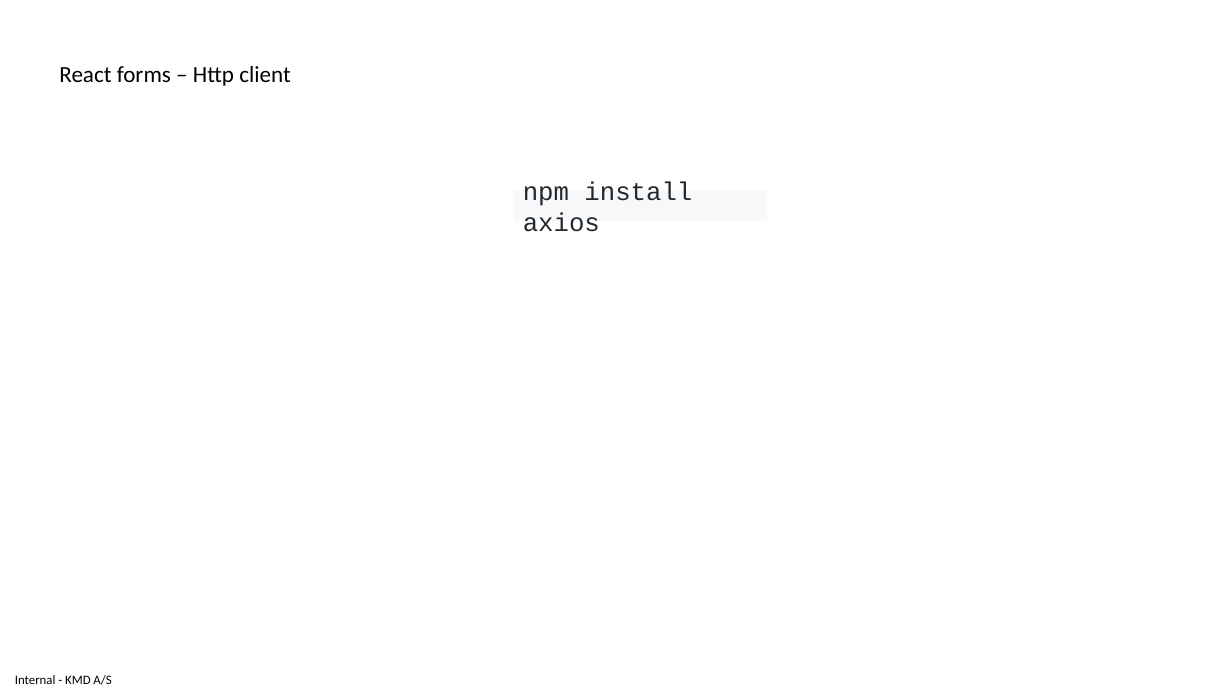
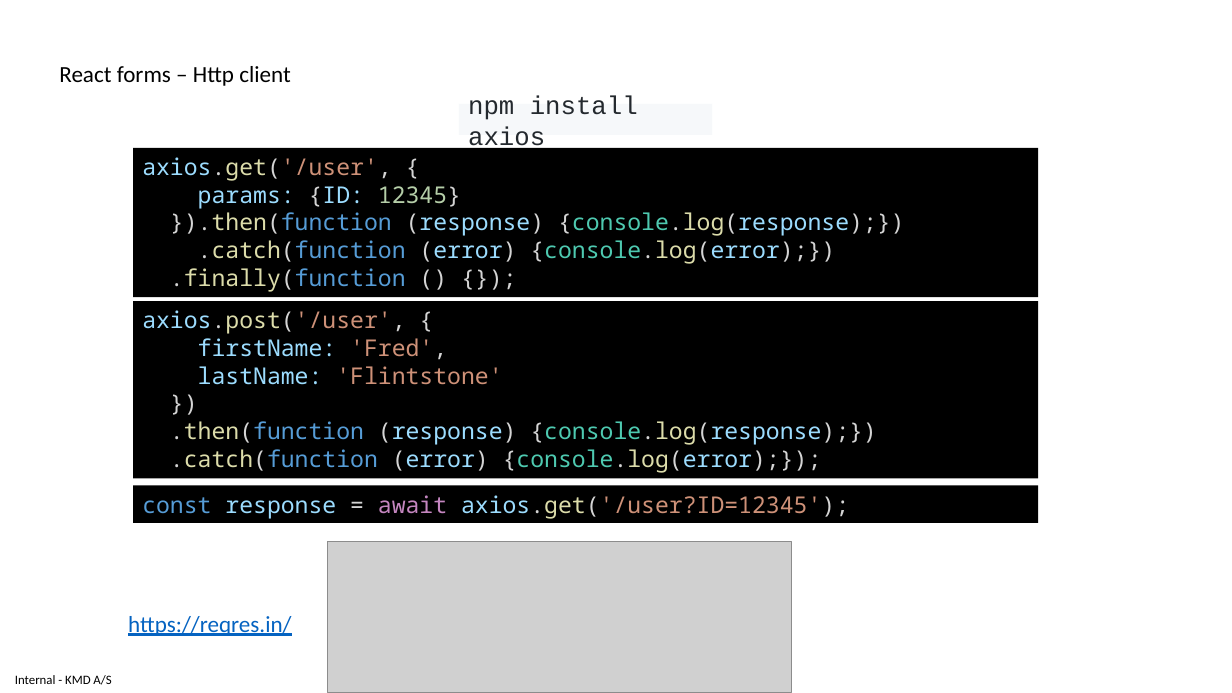
Before and after one commit to delprzemo/reactjs-starter, a slide deck: slide 19 of tutorial/ReactjsTraining.pptx. Drawn at 1232x693 pixels with LibreOffice and Linux fonts; fonts in the diff are those of the drawing; grey boxes stand for pictures. Boxes give left, top, right and bottom in pixels: in the first picture for what was removed or moved away, otherwise in the second. Text is boxed around its words. In the diff, an @@ line names an element or a change of style, - is before the commit and + after.

```diff
--- a/tutorial/ReactjsTraining.pptx
+++ b/tutorial/ReactjsTraining.pptx
@@ rectangle "npm install axios": place and size @@
-rectangle "npm install axios" at [514, 190, 767, 222]
+rectangle "npm install axios" at [459, 104, 713, 135]
@@ rectangle added at [133, 148, 1038, 298], fill #000000, 18 pt, text #9CDCFE @@
+axios.get('/user', {
+params: {ID: 12345}
+}).then(function (response) {console.log(response);})
+.catch(function (error) {console.log(error);})
+.finally(function () {});
@@ rectangle added at [133, 301, 1038, 479], fill #000000, 18 pt, text #9CDCFE @@
+axios.post('/user', {
+firstName: 'Fred',
+lastName: 'Flintstone'
+})
+.then(function (response) {console.log(response);})
+.catch(function (error) {console.log(error);});
@@ rectangle added at [133, 485, 1038, 522], fill #000000, 18 pt, text #CE9178 @@
+const response = await axios.get('/user?ID=12345');
@@ picture added at [327, 542, 791, 693] @@
@@ text added at [128, 616, 291, 636], 18 pt, text #0563C1, underline @@
+https://reqres.in/
```
Also in this commit, not shown: 2 other files.
